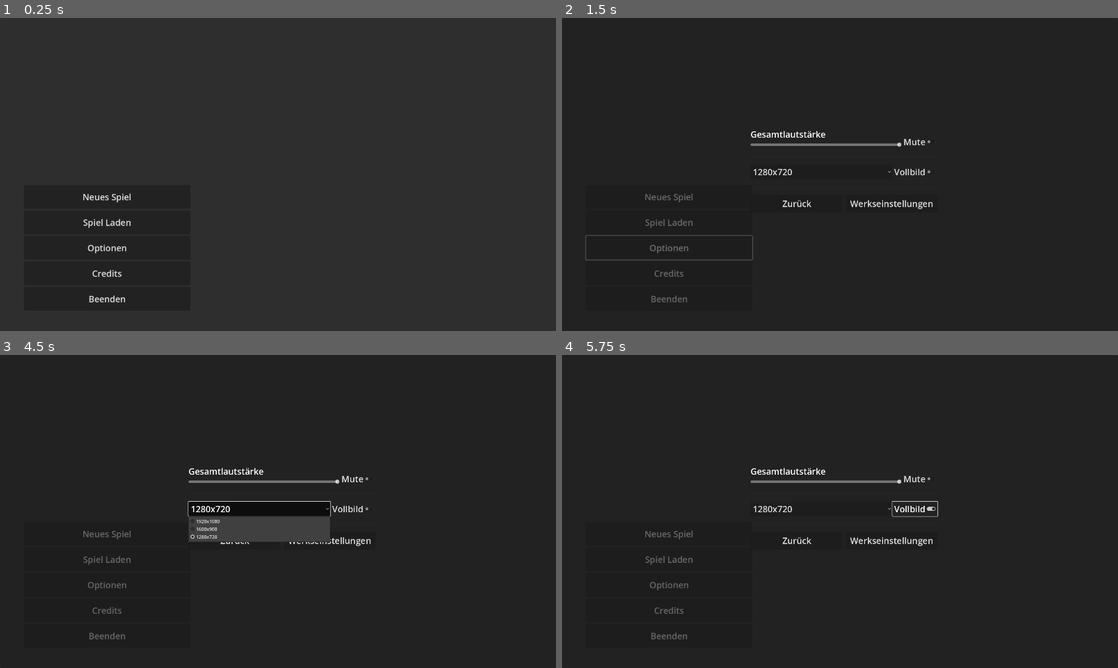
Above: before the commit, frames 1-4 (two rows, left to right).
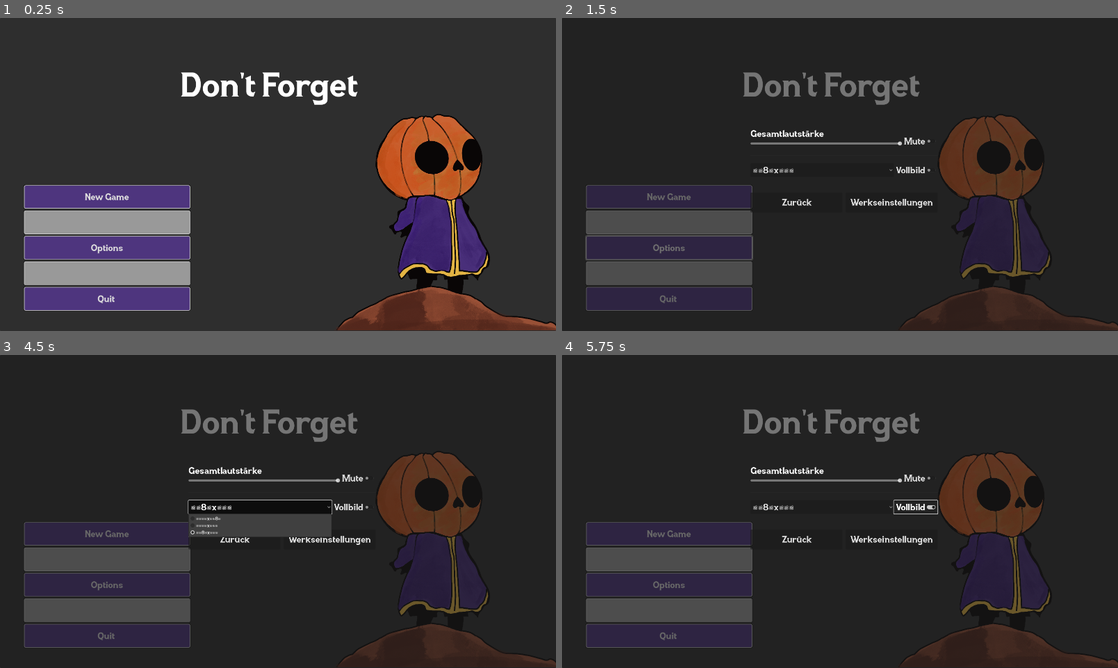
Above: after the commit, the same moments.

Repository: Shre1n/dont-forget
Game: Godot game, scene res://ui/menu.tscn
Two runs of this game, one before a commit and one after it. Both use one fixed random seed, a clock stepped at 60 frames per second and the inputs below.
Inputs:
- Up to frame 1 (0.25 s): no input
- Up to frame 2 (1.5 s): click "Optionen" (after the commit: "Options") at 0.5 s; click "Neues Spiel" (after the commit: "New Game") at 1.25 s
- Up to frame 3 (4.5 s): click "Neues Spiel" (after the commit: "New Game") at 2 s; click "Spiel Laden" (after the commit: "Load the Game") at 2.75 s; click "Spiel Laden" (after the commit: "Load the Game") at 3.5 s; click "1280x720" at 4.25 s
- Up to frame 4 (5.75 s): click "Vollbild" at 5 s

The runs differ from the first frame. In frame 1, 24% of the frame differs, in the area x 4-100%, y 17-100%; in frame 2, 20%; in frame 3, 20%; in frame 4, 20%.

Commit message:
design Startmenu

Diff:
--- a/dont-forget/project.godot
+++ b/dont-forget/project.godot
@@ -23,3 +23,7 @@
 window/size/viewport_width=1920
 window/size/viewport_height=1080
 window/stretch/mode="viewport"
+
+[gui]
+
+theme/custom_font="res://ui/font/LatunnerRegular-RpYZo.otf"
--- a/dont-forget/ui/menu.tscn
+++ b/dont-forget/ui/menu.tscn
@@ -1,7 +1,158 @@
-[gd_scene load_steps=3 format=3 uid="uid://cqm7cwb02ir77"]
+[gd_scene load_steps=21 format=3 uid="uid://cqm7cwb02ir77"]
 
 [ext_resource type="Script" path="res://ui/menu.gd" id="1_myn0o"]
+[ext_resource type="Texture2D" uid="uid://b7rh0pu1dmj12" path="res://ui/background/mc_background.png" id="2_f547t"]
 [ext_resource type="PackedScene" uid="uid://cspyht3ytgvhx" path="res://ui/options.tscn" id="2_mc7cj"]
+[ext_resource type="FontFile" uid="uid://bxoxm76xic81f" path="res://ui/font/LatunnerRegular-RpYZo.otf" id="3_1jn53"]
+
+[sub_resource type="StyleBoxFlat" id="StyleBoxFlat_h41q2"]
+bg_color = Color(0.258824, 0.145098, 0.654902, 1)
+border_width_left = 2
+border_width_top = 2
+border_width_right = 2
+border_width_bottom = 2
+corner_radius_top_left = 5
+corner_radius_top_right = 5
+corner_radius_bottom_right = 5
+corner_radius_bottom_left = 5
+shadow_size = 3
+
+[sub_resource type="StyleBoxFlat" id="StyleBoxFlat_7tuw1"]
+bg_color = Color(0.25838, 0.146714, 0.653302, 1)
+
+[sub_resource type="StyleBoxFlat" id="StyleBoxFlat_tf1j5"]
+bg_color = Color(0.305882, 0.207843, 0.494118, 1)
+border_width_left = 2
+border_width_top = 2
+border_width_right = 2
+border_width_bottom = 2
+corner_radius_top_left = 5
+corner_radius_top_right = 5
+corner_radius_bottom_right = 5
+corner_radius_bottom_left = 5
+shadow_size = 3
+
+[sub_resource type="Theme" id="Theme_ufe8x"]
+default_font = ExtResource("3_1jn53")
+Button/styles/hover = SubResource("StyleBoxFlat_h41q2")
+Button/styles/hover_pressed = SubResource("StyleBoxFlat_7tuw1")
+Button/styles/normal = SubResource("StyleBoxFlat_tf1j5")
+TooltipLabel/font_sizes/font_size = 30
+TooltipLabel/styles/normal = null
+
+[sub_resource type="StyleBoxFlat" id="StyleBoxFlat_0prog"]
+bg_color = Color(0.258824, 0.145098, 0.654902, 1)
+border_width_left = 2
+border_width_right = 2
+border_width_bottom = 2
+corner_radius_top_left = 5
+corner_radius_top_right = 5
+corner_radius_bottom_right = 5
+corner_radius_bottom_left = 5
+shadow_size = 3
+
+[sub_resource type="StyleBoxFlat" id="StyleBoxFlat_avh6g"]
+border_width_left = 2
+border_width_top = 2
+border_width_right = 2
+border_width_bottom = 2
+corner_radius_top_left = 5
+corner_radius_top_right = 5
+corner_radius_bottom_right = 5
+corner_radius_bottom_left = 5
+shadow_size = 3
+
+[sub_resource type="Theme" id="Theme_6byat"]
+default_font = ExtResource("3_1jn53")
+Button/colors/font_color = Color(0.6, 0.6, 0.6, 1)
+Button/styles/hover = SubResource("StyleBoxFlat_0prog")
+Button/styles/normal = SubResource("StyleBoxFlat_avh6g")
+TooltipLabel/font_sizes/font_size = 30
+
+[sub_resource type="StyleBoxFlat" id="StyleBoxFlat_kw7r4"]
+bg_color = Color(0.258824, 0.145098, 0.654902, 1)
+border_width_left = 2
+border_width_top = 2
+border_width_right = 2
+border_width_bottom = 2
+corner_radius_top_left = 5
+corner_radius_top_right = 5
+corner_radius_bottom_right = 5
+corner_radius_bottom_left = 5
+shadow_size = 3
+
+[sub_resource type="StyleBoxFlat" id="StyleBoxFlat_tcrys"]
+bg_color = Color(0.305882, 0.207843, 0.494118, 1)
+border_width_left = 2
+border_width_top = 2
+border_width_right = 2
+border_width_bottom = 2
+corner_radius_top_left = 5
+corner_radius_top_right = 5
+corner_radius_bottom_right = 5
+corner_radius_bottom_left = 5
+shadow_size = 3
+
+[sub_resource type="Theme" id="Theme_3xqs5"]
+Button/styles/hover = SubResource("StyleBoxFlat_kw7r4")
+Button/styles/normal = SubResource("StyleBoxFlat_tcrys")
+TooltipLabel/font_sizes/font_size = 30
+
+[sub_resource type="StyleBoxFlat" id="StyleBoxFlat_c062k"]
+bg_color = Color(0.258824, 0.145098, 0.654902, 1)
+border_width_left = 2
+border_width_top = 2
+border_width_right = 2
+border_width_bottom = 2
+corner_radius_top_left = 5
+corner_radius_top_right = 5
+corner_radius_bottom_right = 5
+corner_radius_bottom_left = 5
+shadow_size = 3
+
+[sub_resource type="StyleBoxFlat" id="StyleBoxFlat_o8ya2"]
+border_width_left = 2
+border_width_top = 2
+corner_radius_top_left = 5
+corner_radius_top_right = 5
+corner_radius_bottom_right = 5
+corner_radius_bottom_left = 5
+shadow_size = 3
+
+[sub_resource type="Theme" id="Theme_k1pgd"]
+Button/colors/font_color = Color(0.6, 0.6, 0.6, 1)
+Button/styles/hover = SubResource("StyleBoxFlat_c062k")
+Button/styles/normal = SubResource("StyleBoxFlat_o8ya2")
+TooltipLabel/font_sizes/font_size = 30
+
+[sub_resource type="StyleBoxFlat" id="StyleBoxFlat_uqbkp"]
+bg_color = Color(0.258824, 0.145098, 0.654902, 1)
+border_width_left = 2
+border_width_top = 2
+border_width_right = 2
+border_width_bottom = 2
+corner_radius_top_left = 5
+corner_radius_top_right = 5
+corner_radius_bottom_right = 5
+corner_radius_bottom_left = 5
+shadow_size = 3
+
+[sub_resource type="StyleBoxFlat" id="StyleBoxFlat_w8fa7"]
+bg_color = Color(0.305882, 0.207843, 0.494118, 1)
+border_width_left = 2
+border_width_top = 2
+border_width_right = 2
+border_width_bottom = 2
+corner_radius_top_left = 5
+corner_radius_top_right = 5
+corner_radius_bottom_right = 5
+corner_radius_bottom_left = 5
+shadow_size = 3
+
+[sub_resource type="Theme" id="Theme_eydse"]
+Button/styles/hover = SubResource("StyleBoxFlat_uqbkp")
+Button/styles/normal = SubResource("StyleBoxFlat_w8fa7")
+TooltipLabel/font_sizes/font_size = 30
 
 [node name="Menu" type="Control"]
 layout_mode = 3
@@ -20,13 +171,30 @@
 grow_horizontal = 2
 grow_vertical = 2
 
+[node name="TextureRect" type="TextureRect" parent="Panel"]
+layout_mode = 1
+anchors_preset = -1
+anchor_right = 1.067
+anchor_bottom = 1.896
+offset_left = 1101.0
+offset_top = 259.0
+offset_right = 1100.36
+offset_bottom = 259.32
+scale = Vector2(0.4, 0.4)
+texture = ExtResource("2_f547t")
+
 [node name="Label" type="Label" parent="Panel"]
-visible = false
-layout_mode = 2
-offset_left = 364.0
-offset_top = 259.0
-offset_right = 738.0
-offset_bottom = 282.0
+layout_mode = 1
+anchors_preset = 5
+anchor_left = 0.5
+anchor_right = 0.5
+offset_left = -337.0
+offset_top = 161.0
+offset_right = 332.0
+offset_bottom = 311.0
+grow_horizontal = 2
+theme_override_fonts/font = ExtResource("3_1jn53")
+theme_override_font_sizes/font_size = 110
 text = "Don't Forget"
 
 [node name="Panel" type="Panel" parent="Panel"]
@@ -54,37 +222,49 @@
 [node name="Start_Button" type="Button" parent="Panel/Panel/VBoxContainer"]
 layout_mode = 2
 size_flags_vertical = 3
-tooltip_text = "Startet ein neues Spiel"
-theme_override_font_sizes/font_size = 30
-text = "Neues Spiel"
+tooltip_text = "Starts a new game
+"
+theme = SubResource("Theme_ufe8x")
+theme_override_fonts/font = ExtResource("3_1jn53")
+theme_override_font_sizes/font_size = 30
+text = "New Game"
 
 [node name="Load_Button" type="Button" parent="Panel/Panel/VBoxContainer"]
 layout_mode = 2
 size_flags_vertical = 3
-tooltip_text = "Lädt den Letzten Speicherstand"
-theme_override_font_sizes/font_size = 30
-text = "Spiel Laden"
+tooltip_text = "Loads the last save"
+theme = SubResource("Theme_6byat")
+theme_override_fonts/font = ExtResource("3_1jn53")
+theme_override_font_sizes/font_size = 30
+text = "Load the Game "
 
 [node name="Options_Button" type="Button" parent="Panel/Panel/VBoxContainer"]
 layout_mode = 2
 size_flags_vertical = 3
-tooltip_text = "Öffnet die Einstellungen"
-theme_override_font_sizes/font_size = 30
-text = "Optionen"
+tooltip_text = "Opens the settings
+"
+theme = SubResource("Theme_3xqs5")
+theme_override_fonts/font = ExtResource("3_1jn53")
+theme_override_font_sizes/font_size = 30
+text = "Options"
 
 [node name="Credits_Button" type="Button" parent="Panel/Panel/VBoxContainer"]
 layout_mode = 2
 size_flags_vertical = 3
-tooltip_text = "Zeigt die Entwickler"
+tooltip_text = "Shows the developers"
+theme = SubResource("Theme_k1pgd")
+theme_override_fonts/font = ExtResource("3_1jn53")
 theme_override_font_sizes/font_size = 30
 text = "Credits"
 
 [node name="Quit_Button" type="Button" parent="Panel/Panel/VBoxContainer"]
 layout_mode = 2
 size_flags_vertical = 3
-tooltip_text = "Beendet das Spiel"
-theme_override_font_sizes/font_size = 30
-text = "Beenden"
+tooltip_text = "Quit the Game"
+theme = SubResource("Theme_eydse")
+theme_override_fonts/font = ExtResource("3_1jn53")
+theme_override_font_sizes/font_size = 30
+text = "Quit "
 
 [node name="Options" parent="." instance=ExtResource("2_mc7cj")]
 visible = false
Binary file added: dont-forget/ui/background/mc_background.png
Not shown, added: dont-forget/ui/background/mc_background.png.import
Binary file added: dont-forget/ui/font/LatunnerRegular-RpYZo.otf
Not shown, added: dont-forget/ui/font/LatunnerRegular-RpYZo.otf.import
